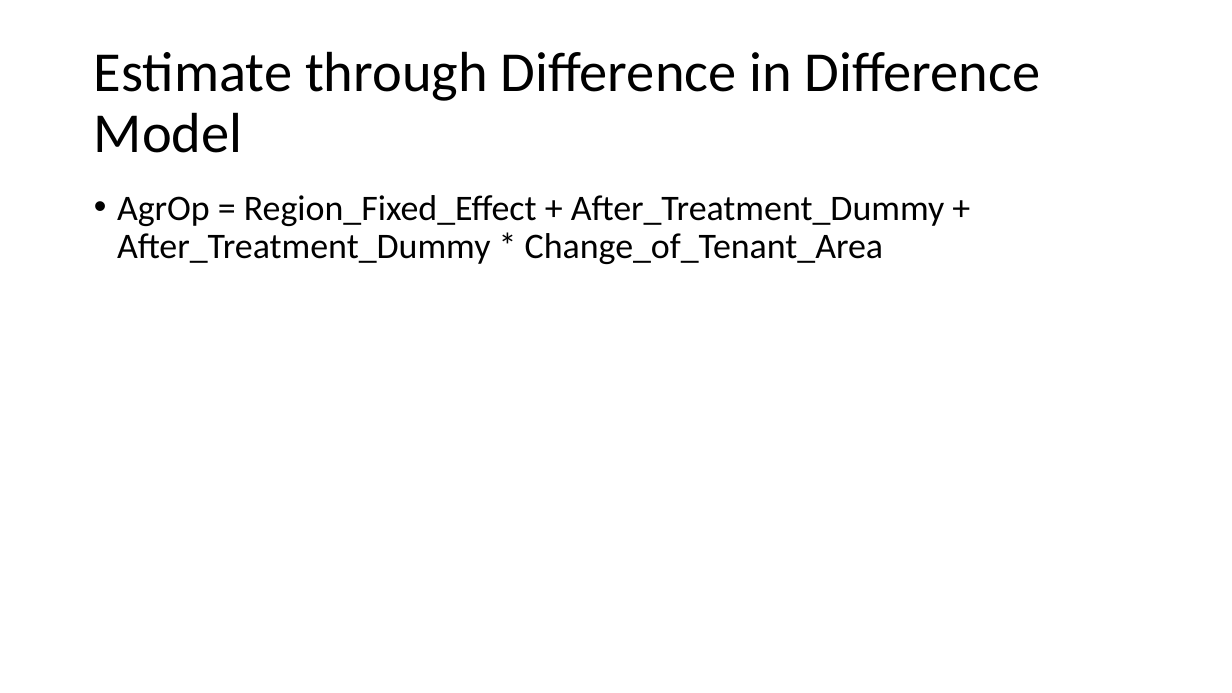
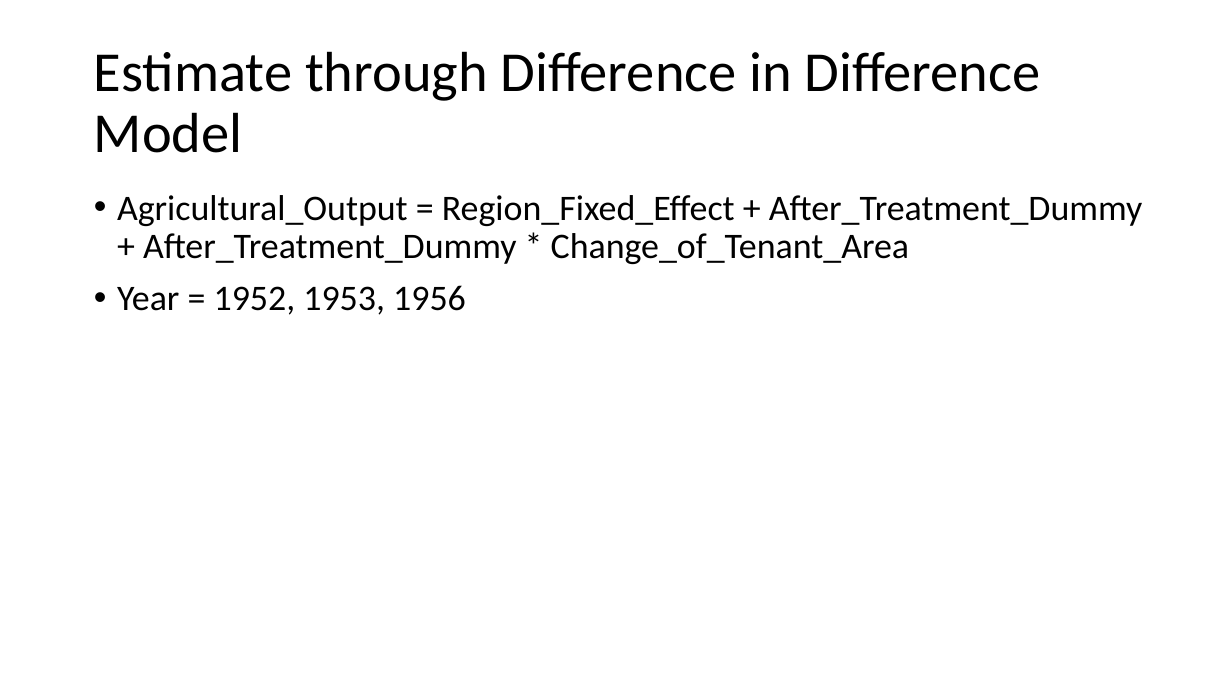
Before and after one commit to BobLinChiBo/Taiwan_Land, a slide deck: slide 5 of Presentation.pptx. Drawn at 1232x693 pixels with LibreOffice and Linux fonts; fonts in the diff are those of the drawing. Boxes give left, top, right and bottom in pixels: in the first picture for what was removed or moved away, otherwise in the second. Text is boxed around its words. In the diff, an @@ line names an element or a change of style, - is before the commit and + after.

```diff
--- a/Presentation.pptx
+++ b/Presentation.pptx
@@ text at <box>117,195,1143,315</box>: text changed @@
-• AgrOp = Region_Fixed_Effect + After_Treatment_Dummy + After_Treatment_Dummy * Change_of_Tenant_Area
+• Agricultural_Output = Region_Fixed_Effect + After_Treatment_Dummy + After_Treatment_Dummy * Change_of_Tenant_Area
+• Year = 1952, 1953, 1956
```
Also in this commit, not shown: 1 other slide changed, 24 other files.
